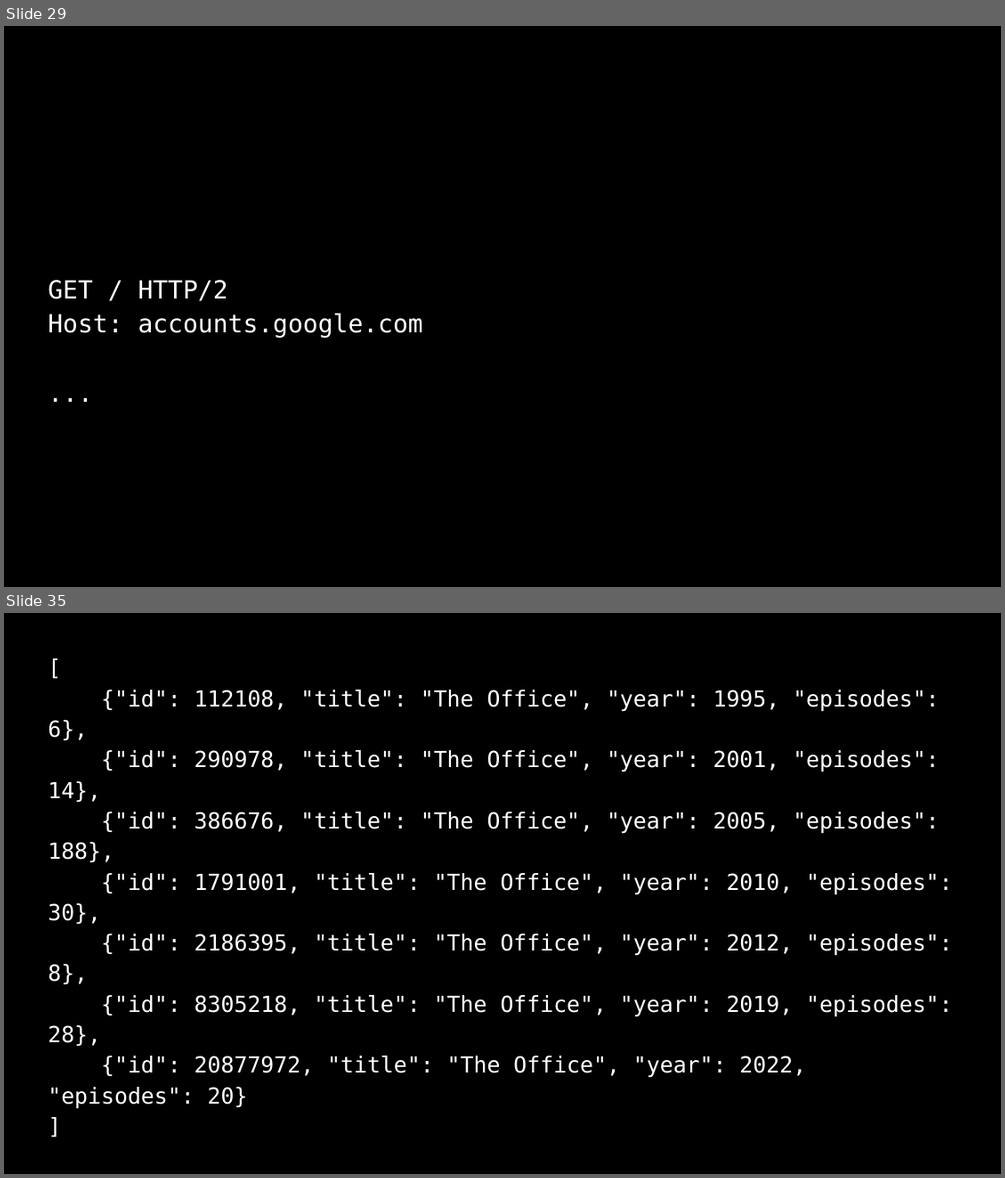
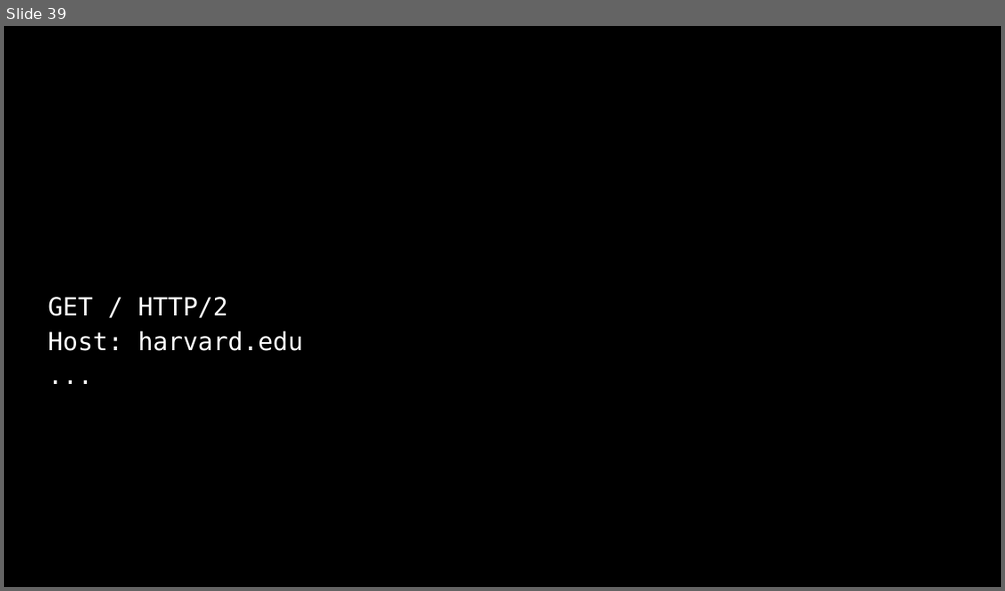
Before and after one commit to SQ4007-2025/website, a slide deck: lectures/slides_9.pptx. Shown one above the other, each under a label of ours: slides 29 and 35 before the commit, slide 39 after it; the slides between them are not shown. The pictures are 1005x1178 and 1005x591 pixels, drawn with LibreOffice and Linux fonts; fonts in the diff are those of the drawing. Boxes give left, top, right and bottom in pixels: in the first picture for what was removed or moved away, otherwise in the second. Text is boxed around its words. In the diff, an @@ line names an element or a change of style, - is before the commit and + after.

```diff
--- a/lectures/slides_9.pptx
+++ b/lectures/slides_9.pptx
@@ slide 35 removed at [4,613,1001,1174], background #000000 @@
@@ text removed at [48,690,952,1109] @@
-[
-{"id": 112108, "title": "The Office", "year": 1995, "episodes": 6},
-{"id": 290978, "title": "The Office", "year": 2001, "episodes": 14},
-{"id": 386676, "title": "The Office", "year": 2005, "episodes": 188},
-{"id": 1791001, "title": "The Office", "year": 2010, "episodes": 30},
-{"id": 2186395, "title": "The Office", "year": 2012, "episodes": 8},
-{"id": 8305218, "title": "The Office", "year": 2019, "episodes": 28},
-{"id": 20877972, "title": "The Office", "year": 2022, "episodes": 20}
-]
@@ what was slide 29 is now slide 39 @@
@@ slide 39 changed as well @@
@@ text at [48,330,303,351]: text changed @@
-Host: accounts.google.com
+Host: harvard.edu
```
Also in this commit, not shown: 12 other slides changed, 100 slides added, 18 other slides removed, 3 other files.
